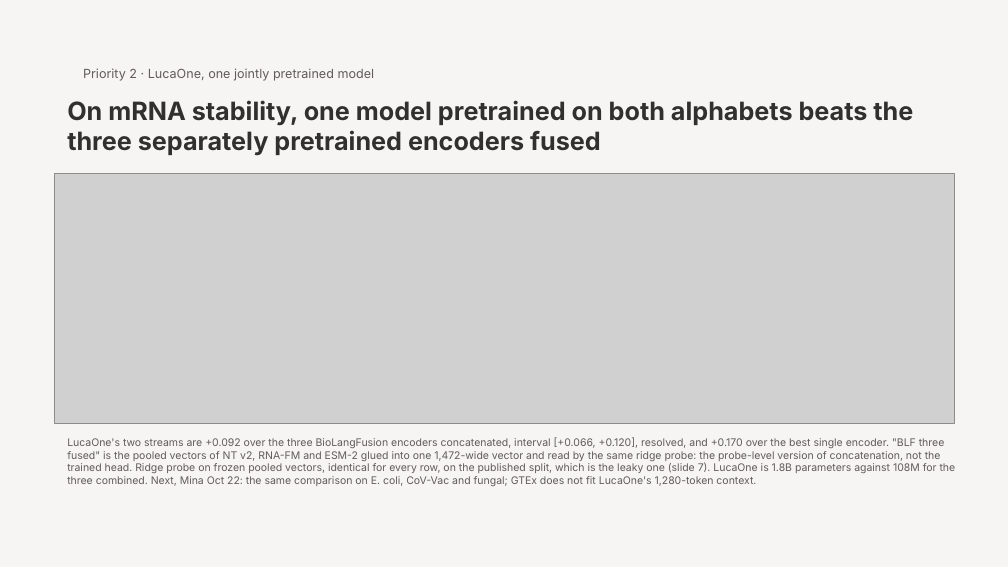
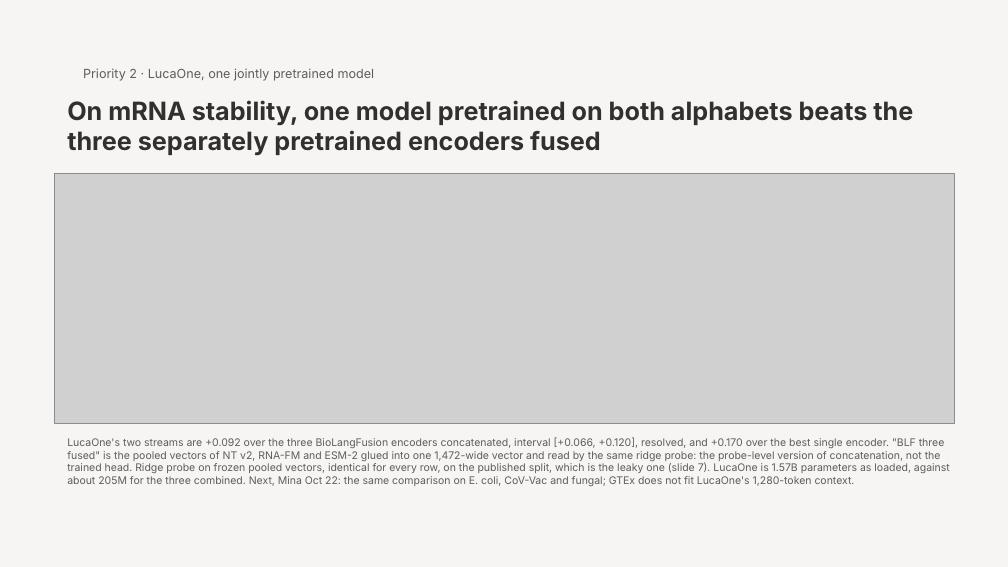
Before and after one commit to jtmckinley4/multimodal-bio-fusion, a slide deck: slide 11 of docs/notes/Slides/Mina_Progress_Slides_2026-10-22.pptx. Drawn at 1008x567 pixels with LibreOffice and Linux fonts; fonts in the diff are those of the drawing; grey boxes stand for pictures. Boxes give left, top, right and bottom in pixels: in the first picture for what was removed or moved away, otherwise in the second. Text is boxed around its words. In the diff, an @@ line names an element or a change of style, - is before the commit and + after.

```diff
--- a/docs/notes/Slides/Mina_Progress_Slides_2026-10-22.pptx
+++ b/docs/notes/Slides/Mina_Progress_Slides_2026-10-22.pptx
@@ text at (x1=67, y1=438, x2=950, y2=486): text changed @@
-LucaOne's two streams are +0.092 over the three BioLangFusion encoders concatenated, interval [+0.066, +0.120], resolved, and +0.170 over the best single encoder. "BLF three fused" is the pooled vectors of NT v2, RNA-FM and ESM-2 glued into one 1,472-wide vector and read by the same ridge probe: the probe-level version of concatenation, not the trained head. Ridge probe on frozen pooled vectors, identical for every row, on the published split, which is the leaky one (slide 7). LucaOne is 1.8B parameters against 108M for the three combined. Next, Mina Oct 22: the same comparison on E. coli, CoV-Vac and fungal; GTEx does not fit LucaOne's 1,280-token context.
+LucaOne's two streams are +0.092 over the three BioLangFusion encoders concatenated, interval [+0.066, +0.120], resolved, and +0.170 over the best single encoder. "BLF three fused" is the pooled vectors of NT v2, RNA-FM and ESM-2 glued into one 1,472-wide vector and read by the same ridge probe: the probe-level version of concatenation, not the trained head. Ridge probe on frozen pooled vectors, identical for every row, on the published split, which is the leaky one (slide 7). LucaOne is 1.57B parameters as loaded, against about 205M for the three combined. Next, Mina Oct 22: the same comparison on E. coli, CoV-Vac and fungal; GTEx does not fit LucaOne's 1,280-token context.
```
Also in this commit, not shown: 10 other slides changed, 15 other files.
